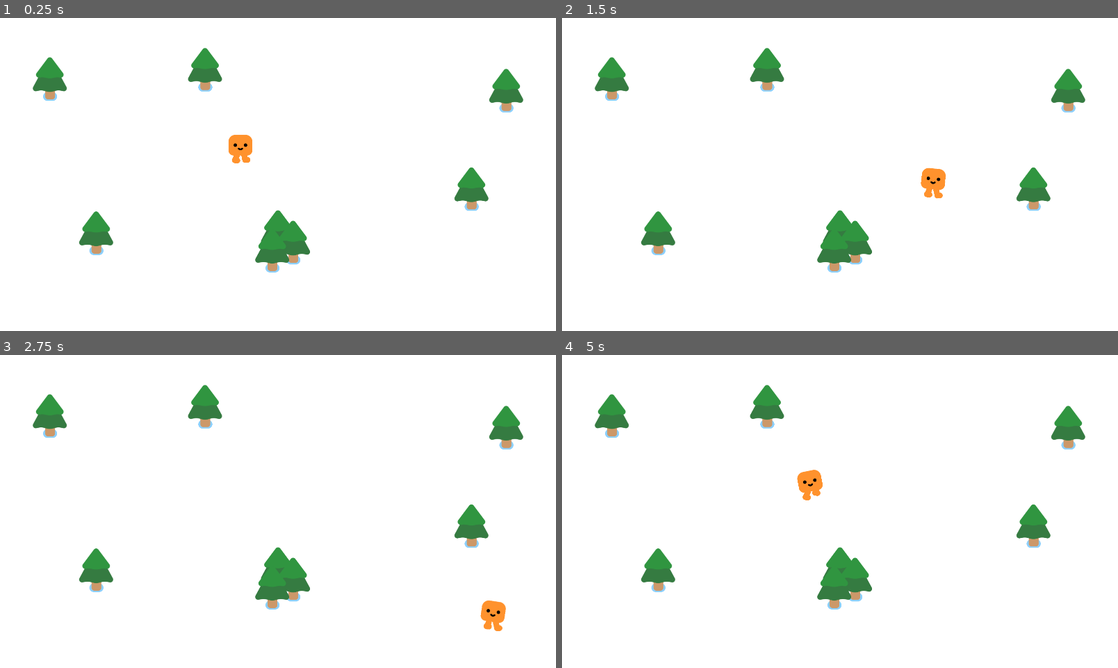
Above: before the commit, frames 1-4 (two rows, left to right).
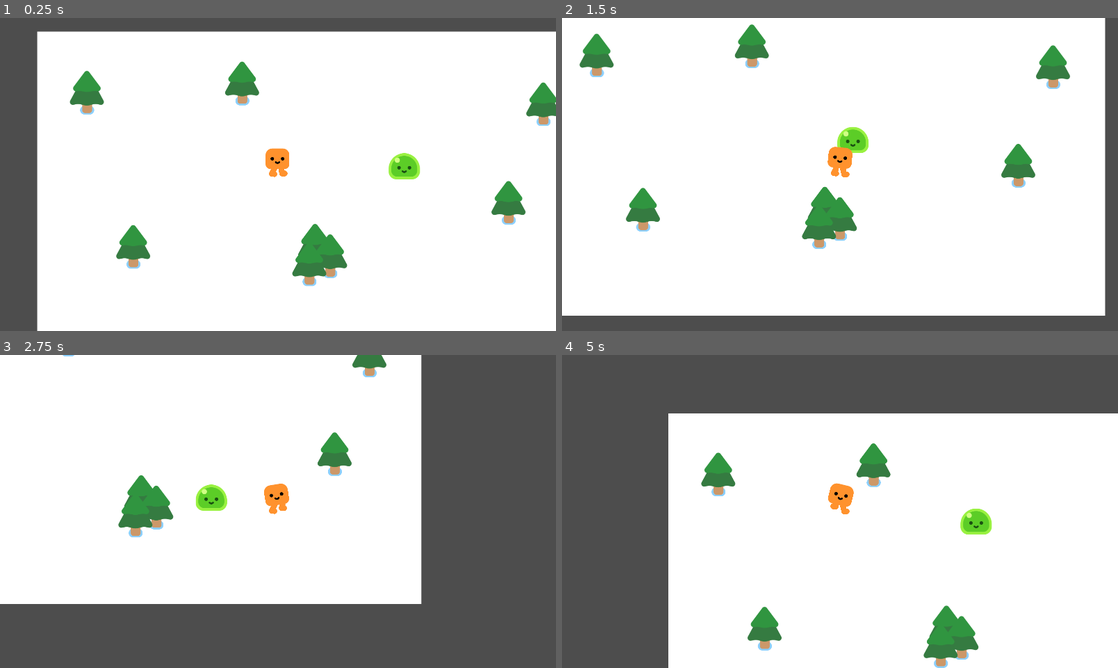
Above: after the commit, the same moments.

Repository: DJreyaB/2dgodot_tutorial
Game: Godot game, scene res://vampire_game.tscn
Two runs of this game, one before a commit and one after it. Both use one fixed random seed, a clock stepped at 60 frames per second and the inputs below.
Inputs:
- Up to frame 1 (0.25 s): no input
- Up to frame 2 (1.5 s): hold D (move_right) 0.53-1.28 s; hold S (move_down) from 1.28 s (still down)
- Up to frame 3 (2.75 s): release S (move_down) at 2.03 s; hold D (move_right) from 2.03 s (still down)
- Up to frame 4 (5 s): release D (move_right) at 2.78 s; hold W (move_up) 2.78-3.53 s; hold A (move_left) from 3.53 s (still down)

The runs differ from the first frame. In frame 1, 19% of the frame differs, in the area x 0-100%, y 0-100%; in frame 2, 15%; in frame 3, 45%; in frame 4, 40%.

Commit message:
fundamental mechanics added
added mobs that follow player, camera to move around as player does, renamed pinetree nodes

Diff:
--- a/2d-project-start 2/mob_enemy.gd
+++ b/2d-project-start 2/mob_enemy.gd
@@ -2,3 +2,9 @@
 
 
 #needs a reference for the player to allow for player following
+@onready var player = get_node("/root/Game/Player")
+
+func _physics_process(delta: float) -> void:
+	var direction = global_position.direction_to(player.global_position)
+	velocity = direction * 300
+	move_and_slide()
--- a/2d-project-start 2/pine_tree.tscn
+++ b/2d-project-start 2/pine_tree.tscn
@@ -6,7 +6,7 @@
 [sub_resource type="CircleShape2D" id="CircleShape2D_ikdqj"]
 radius = 20.0998
 
-[node name="StaticBody2D" type="StaticBody2D"]
+[node name="PineTree" type="StaticBody2D"]
 
 [node name="CollisionShape2D" type="CollisionShape2D" parent="."]
 position = Vector2(0, -11)
--- a/2d-project-start 2/player.tscn
+++ b/2d-project-start 2/player.tscn
@@ -16,3 +16,5 @@
 [node name="CollisionShape2D" type="CollisionShape2D" parent="."]
 position = Vector2(0, -3)
 shape = SubResource("CircleShape2D_onrkg")
+
+[node name="Camera2D" type="Camera2D" parent="."]
--- a/2d-project-start 2/slime_enemy.tscn
+++ b/2d-project-start 2/slime_enemy.tscn
@@ -10,8 +10,8 @@
 script = ExtResource("1_ljpcw")
 
 [node name="CollisionShape2D" type="CollisionShape2D" parent="."]
-position = Vector2(572, 417)
+position = Vector2(1, -22)
 shape = SubResource("CircleShape2D_ljpcw")
 
 [node name="Slime" parent="." instance=ExtResource("1_ukp0r")]
-position = Vector2(572, 445)
+position = Vector2(1, 6)
--- a/2d-project-start 2/vampire_game.tscn
+++ b/2d-project-start 2/vampire_game.tscn
@@ -1,7 +1,8 @@
-[gd_scene load_steps=3 format=3 uid="uid://w8g5djl8qng4"]
+[gd_scene load_steps=4 format=3 uid="uid://w8g5djl8qng4"]
 
 [ext_resource type="PackedScene" uid="uid://bpk57aejlthx3" path="res://player.tscn" id="1_kboi8"]
 [ext_resource type="PackedScene" uid="uid://cx4wfvq8sxi8y" path="res://pine_tree.tscn" id="2_3b6cr"]
+[ext_resource type="PackedScene" uid="uid://c5rg1d3c8a72x" path="res://slime_enemy.tscn" id="3_5tmog"]
 
 [node name="Game" type="Node2D"]
 y_sort_enabled = true
@@ -13,26 +14,29 @@
 [node name="Player" parent="." instance=ExtResource("1_kboi8")]
 position = Vector2(832, 493)
 
-[node name="StaticBody2D" parent="." instance=ExtResource("2_3b6cr")]
+[node name="mob" parent="." instance=ExtResource("3_5tmog")]
+position = Vector2(1342, 495)
+
+[node name="PineTree" parent="." instance=ExtResource("2_3b6cr")]
 position = Vector2(172, 281)
 
-[node name="StaticBody2D2" parent="." instance=ExtResource("2_3b6cr")]
+[node name="PineTree2" parent="." instance=ExtResource("2_3b6cr")]
 position = Vector2(1748, 321)
 
-[node name="StaticBody2D3" parent="." instance=ExtResource("2_3b6cr")]
+[node name="PineTree3" parent="." instance=ExtResource("2_3b6cr")]
 position = Vector2(960, 809)
 
-[node name="StaticBody2D4" parent="." instance=ExtResource("2_3b6cr")]
+[node name="PineTree4" parent="." instance=ExtResource("2_3b6cr")]
 position = Vector2(1012, 845)
 
-[node name="StaticBody2D5" parent="." instance=ExtResource("2_3b6cr")]
+[node name="PineTree5" parent="." instance=ExtResource("2_3b6cr")]
 position = Vector2(940, 873)
 
-[node name="StaticBody2D6" parent="." instance=ExtResource("2_3b6cr")]
+[node name="PineTree6" parent="." instance=ExtResource("2_3b6cr")]
 position = Vector2(332, 813)
 
-[node name="StaticBody2D7" parent="." instance=ExtResource("2_3b6cr")]
+[node name="PineTree7" parent="." instance=ExtResource("2_3b6cr")]
 position = Vector2(708, 249)
 
-[node name="StaticBody2D8" parent="." instance=ExtResource("2_3b6cr")]
+[node name="PineTree8" parent="." instance=ExtResource("2_3b6cr")]
 position = Vector2(1628, 661)
